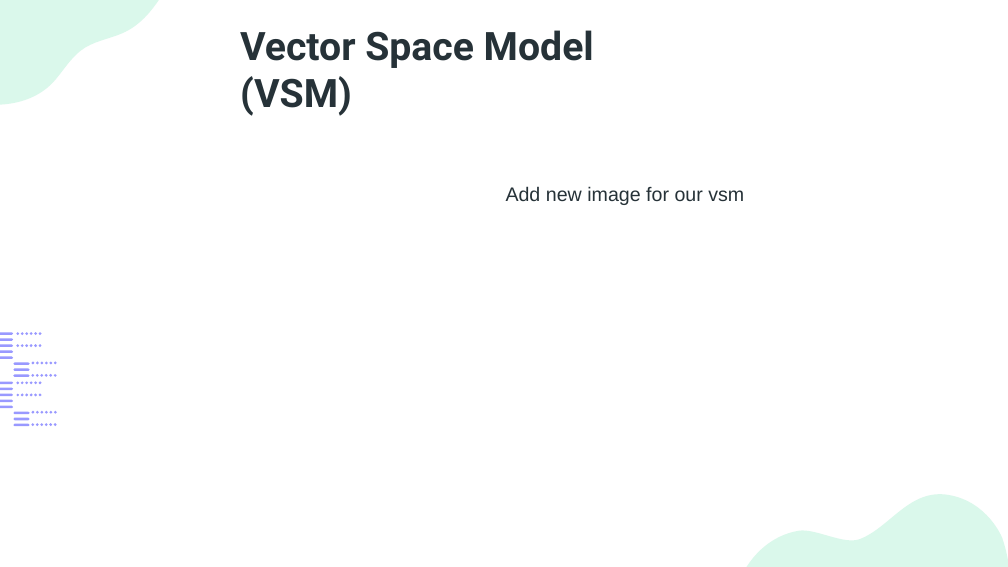
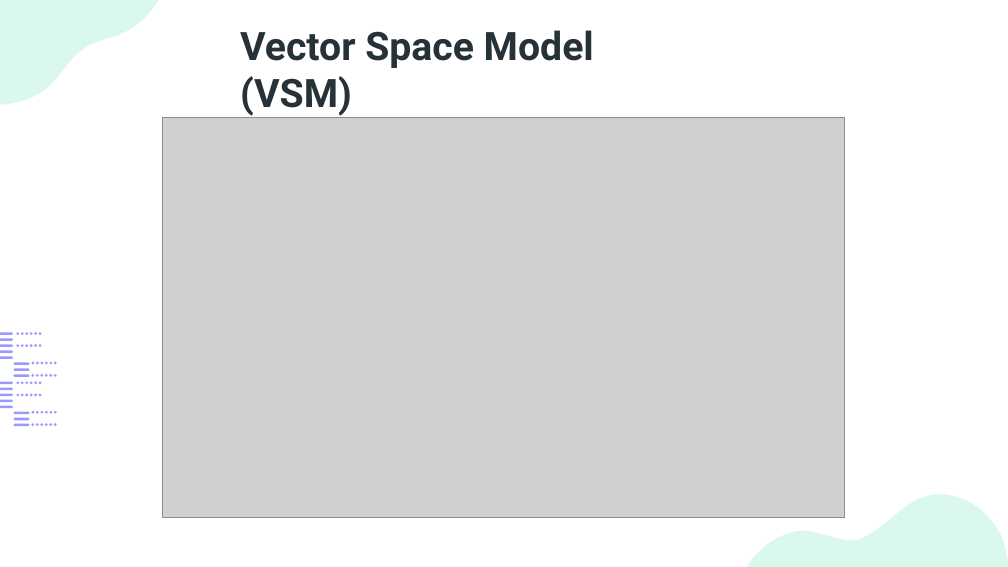
Before and after one commit to InformationRetrieval-Organization/MovieActorRankingSystem, a slide deck: slide 14 of documentation/IR & NLP final presentation.pptx. Drawn at 1008x567 pixels with LibreOffice and Linux fonts; fonts in the diff are those of the drawing; grey boxes stand for pictures. Boxes give left, top, right and bottom in pixels: in the first picture for what was removed or moved away, otherwise in the second. Text is boxed around its words. In the diff, an @@ line names an element or a change of style, - is before the commit and + after.

```diff
--- a/documentation/IR & NLP final presentation.pptx
+++ b/documentation/IR & NLP final presentation.pptx
@@ picture added at (163,117,846,517) @@
@@ subtitle removed at (506,186,744,205) @@
-Add new image for our vsm
```
Also in this commit, not shown: 1 other slide changed, 1 other file.
